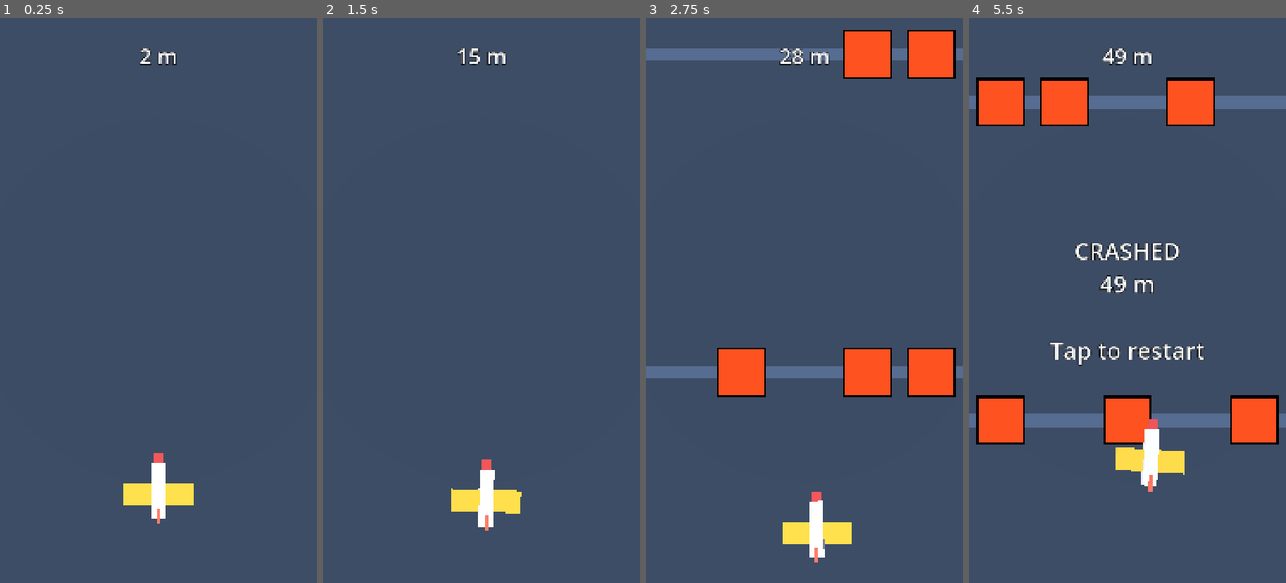
Above: before the commit, frames 1-4 (left to right).
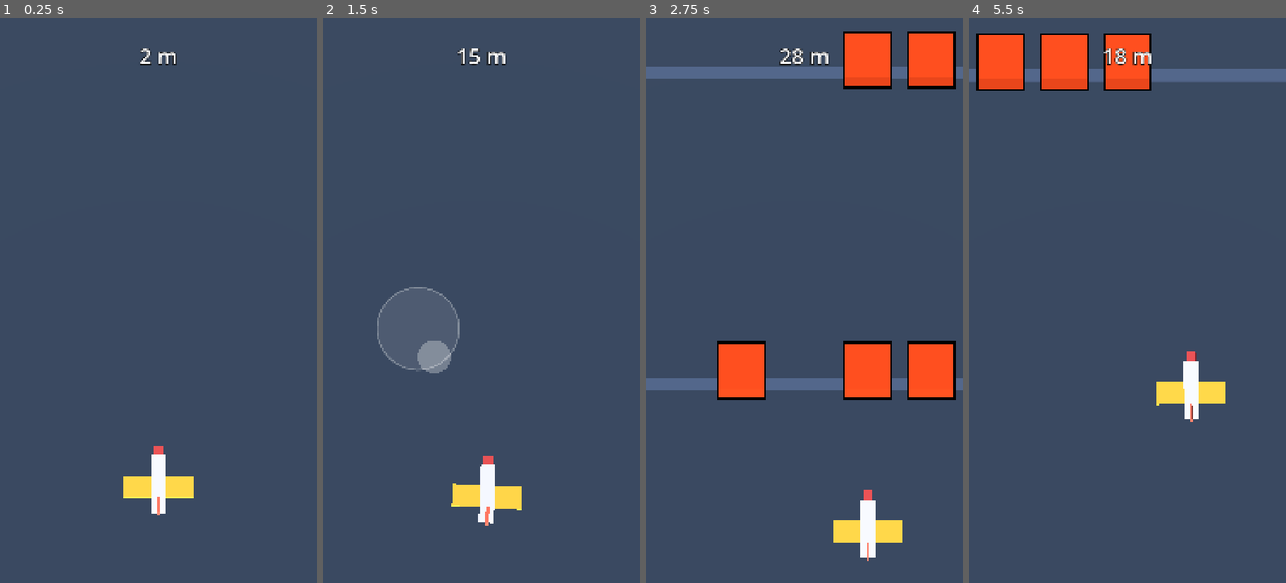
Above: after the commit, the same moments.

Repository: Hotshotted/sky-dodge
Game: Godot game, scene res://scenes/main.tscn
Two runs of this game, one before a commit and one after it. Both use one fixed random seed, a clock stepped at 60 frames per second and the inputs below.
Inputs (mouse positions are in pixels of both pictures, inside the frame that each line leads up to):
- Up to frame 1 (0.25 s): no input
- Up to frame 2 (1.5 s): move the mouse to (551, 272) at 0.52 s; click (551, 272) at 0.67 s; tap Enter at 1.25 s; drag from (418, 328) to (465, 413) at 1.27 s
- Up to frame 3 (2.75 s): move the mouse to (836, 176) at 2.02 s; click (836, 176) at 2.17 s
- Up to frame 4 (5.5 s): drag from (1111, 413) to (1032, 215) at 2.77 s; tap Enter at 3.5, 5 s; move the mouse to (1222, 385) at 3.52 s; click (1222, 385) at 3.67 s; drag from (1032, 215) to (1079, 159) at 4.27 s; move the mouse to (1143, 300) at 5.02 s; click (1143, 300) at 5.17 s

The runs differ from the first frame. In frame 1, 0.7% of the frame differs, in the area x 38-62%, y 75-90%; in frame 2, 1.2%; in frame 3, 9.0%; in frame 4, 19%, in the area x 0-100%, y 2-84%.

Commit message:
Replace drag+momentum with floating virtual analog stick; add camera tilt
Co-Authored-By: Claude Sonnet 5.5 <noreply@anthropic.com>
Claude-Session: https://claude.ai/code/session_01VXGMnPLKttRReKrjaHu4gF

Diff:
--- a/scripts/Hud.gd
+++ b/scripts/Hud.gd
@@ -3,8 +3,11 @@
 
 var _score: Label
 var _over: Label
+var _stick := StickView.new()
 
 func _ready() -> void:
+	_stick.set_anchors_and_offsets_preset(Control.PRESET_FULL_RECT)
+	add_child(_stick)
 	_score = _make_label(72)
 	_score.set_anchors_and_offsets_preset(Control.PRESET_TOP_WIDE)
 	_score.offset_top = 80
@@ -12,6 +15,10 @@
 	_over.set_anchors_and_offsets_preset(Control.PRESET_FULL_RECT)
 	_over.vertical_alignment = VERTICAL_ALIGNMENT_CENTER
 	_over.visible = false
+
+## Fed by Player.stick_changed: where to draw the floating stick (hidden when inactive).
+func set_stick(active: bool, base: Vector2, knob: Vector2) -> void:
+	_stick.set_stick(active, base, knob)
 
 func set_score(meters: int) -> void:
 	_score.text = "%d m" % meters
--- a/scripts/Main.gd
+++ b/scripts/Main.gd
@@ -23,13 +23,13 @@
 	camera.size = Tuning.ortho_size
 	camera.near = 0.1
 	camera.far = 100.0
-	camera.position = Vector3(0, 30, 0)
-	camera.rotation = Vector3(-PI / 2, 0, 0)  # looks down; screen-up = world -Z
+	_update_camera()
+	player.stick_changed.connect(hud.set_stick)
 	_update_plane_zone()
 
 func _process(delta: float) -> void:
 	delta = minf(delta, 0.05)
-	camera.size = Tuning.ortho_size
+	_update_camera()
 	_update_plane_zone()
 	if not alive:
 		return
@@ -47,11 +47,20 @@
 		player.crash()
 		hud.show_game_over(int(distance))
 
+## Camera tilted `camera_tilt_deg` away from straight down (so front faces show), placed so the
+## screen centre always looks at world z = 0. Screen-up = world -Z.
+func _update_camera() -> void:
+	var tilt := deg_to_rad(Tuning.camera_tilt_deg)
+	camera.size = Tuning.ortho_size
+	camera.position = Vector3(0, cos(tilt), sin(tilt)) * 30.0
+	camera.rotation = Vector3(-(PI / 2 - tilt), 0, 0)
+
 ## The plane may use the bottom `plane_zone_fraction` of the screen. The visible height
 ## depends on the device aspect (width is fixed), so work it out from the viewport.
 func _update_plane_zone() -> void:
 	var vp := get_viewport().get_visible_rect().size
-	var half_h := Tuning.ortho_size * 0.5 * vp.y / vp.x  # screen spans z = -half_h .. +half_h
+	# Screen spans z = -half_h .. +half_h (stretched slightly by the camera tilt).
+	var half_h := Tuning.ortho_size * 0.5 * vp.y / vp.x / cos(deg_to_rad(Tuning.camera_tilt_deg))
 	var bottom := half_h - Tuning.plane_bottom_margin
 	var top := half_h - 2.0 * half_h * Tuning.plane_zone_fraction
 	player.set_zone(top, bottom)
--- a/scripts/Player.gd
+++ b/scripts/Player.gd
@@ -1,17 +1,20 @@
 extends Node3D
-## The plane, seen from above. Moves freely in 2D (x = sideways, z = forward/back) using
-## RELATIVE drag: it follows how far the finger moves, not where the finger is.
+## The plane, seen from above. A floating virtual stick steers it in 2D
+## (x = sideways, z = forward/back): stick deflection sets the target velocity.
+
+signal stick_changed(active: bool, base: Vector2, knob: Vector2)  # drives the on-screen stick
 
 const PLANE_Y := 1.2  # model height: above the obstacles so it draws on top
 
 var velocity := Vector2.ZERO   # (x, z) velocity in units/s
 var active := true             # false once crashed
-var touching := false          # finger currently down?
 var z_min := 0.0               # forward/back range, set by Main from the screen shape
 var z_max := 0.0
 var _zone_set := false
-var _pending_drag := Vector2.ZERO  # finger pixels accumulated since last frame
-var _input_vel := Vector2.ZERO     # smoothed velocity the finger is asking for
+var _touch_index := -1             # finger that owns the stick (-1 = none)
+var _origin := Vector2.ZERO        # where that finger first touched (stick base), screen px
+var _deflection := Vector2.ZERO    # stick output, length 0..1 (after dead zone)
+var _snapping := false             # released and nearly stopped: easing to a column centre
 var _model: Node3D                 # visual child that banks/yaws
 
 func _ready() -> void:
@@ -28,42 +31,64 @@
 
 func _input(event: InputEvent) -> void:
 	# With "emulate touch from mouse" on, mouse drags also arrive as these touch events.
+	if not active:
+		return
 	if event is InputEventScreenTouch:
-		touching = event.pressed
-	elif event is InputEventScreenDrag and active:
-		touching = true  # also covers a finger that was already down when the run restarted
-		# Screen right = +x, screen down = +z, so no axis flip is needed.
-		_pending_drag += event.relative
+		if event.pressed and _touch_index == -1:
+			_begin(event.index, event.position)
+		elif not event.pressed and event.index == _touch_index:
+			_end()
+	elif event is InputEventScreenDrag:
+		if _touch_index == -1:  # finger already down when the run (re)started
+			_begin(event.index, event.position)
+		elif event.index == _touch_index:
+			_move(event.position)
+
+func _begin(index: int, pos: Vector2) -> void:
+	_touch_index = index
+	_origin = pos
+	_snapping = false
+	_move(pos)
+
+func _end() -> void:
+	_touch_index = -1
+	_deflection = Vector2.ZERO
+	stick_changed.emit(false, _origin, _origin)
+
+func _move(pos: Vector2) -> void:
+	var offset := (pos - _origin).limit_length(Tuning.stick_max_radius)  # knob stays inside the ring
+	var raw := offset.length() / Tuning.stick_max_radius                 # 0..1
+	var dz := Tuning.stick_dead_zone
+	var mag := 0.0 if raw < dz else (raw - dz) / (1.0 - dz)              # dead zone, rescaled to 0..1
+	_deflection = offset.normalized() * mag
+	stick_changed.emit(true, _origin, _origin + offset)
 
 func _process(delta: float) -> void:
 	if not active:
 		return
 	delta = minf(delta, 0.05)  # avoid huge steps after a hitch
 
-	# 1) Turn finger movement into a smoothed target velocity.
-	var raw := _pending_drag * Tuning.drag_sensitivity / delta
-	raw = raw.limit_length(Tuning.max_move_speed)
-	_pending_drag = Vector2.ZERO
-	_input_vel = _input_vel.lerp(raw, 1.0 - exp(-Tuning.input_smoothing * delta))
+	# 1) Target velocity: stick direction x deflection x max speed (screen right = +x, down = +z).
+	var target := _deflection * Tuning.plane_max_speed
 
-	# 2) Update velocity per axis: accelerate, damp, or bleed off on reversal.
+	# 2) After release and a full stop, ease sideways toward the nearest column centre.
+	if _touch_index == -1 and Tuning.snap_strength > 0.0:
+		if velocity.length() < Tuning.snap_start_speed:
+			_snapping = true
+		if _snapping:
+			target.x = (_nearest_column_x(position.x) - position.x) * Tuning.snap_strength
+
+	# 3) Velocity approaches the target (about response_time seconds), per axis.
+	var k := 1.0 - exp(-3.0 * delta / maxf(Tuning.plane_response_time, 0.001))
 	for axis in 2:
-		var want: float = _input_vel[axis]
 		var v: float = velocity[axis]
-		if absf(want) > 0.3:
-			if v * want < 0.0 and absf(v) > 0.4:
-				# Reversal penalty: old velocity dies out first; ~ln(100) decay over reversal_decay_time.
-				v *= exp(-4.6 * delta / maxf(Tuning.reversal_decay_time, 0.01))
-			else:
-				v = move_toward(v, want, Tuning.move_accel * delta)
+		var want: float = target[axis]
+		if Tuning.reversal_decay_time > 0.0 and v * want < 0.0 and absf(v) > 0.4:
+			# Optional reversal penalty: old velocity dies out first (~ln(100) decay).
+			v *= exp(-4.6 * delta / Tuning.reversal_decay_time)
 		else:
-			v *= exp(-Tuning.move_damping * delta)
+			v = lerpf(v, want, k)
 		velocity[axis] = v
-
-	# 3) Soft snap (sideways only) toward the nearest column centre once the finger is lifted.
-	if not touching and Tuning.snap_strength > 0.0:
-		var target := _nearest_column_x(position.x)
-		velocity.x += ((target - position.x) * Tuning.snap_strength - velocity.x * Tuning.snap_damping) * delta
 
 	# 4) Integrate and clamp to the flyable area (full width, lower part of the screen).
 	var x := position.x + velocity.x * delta
@@ -78,12 +103,13 @@
 	position = Vector3(x, PLANE_Y, z)
 
 	# 5) Visual banking (roll) and a slight yaw into the movement, smoothed.
-	var k := 1.0 - exp(-Tuning.tilt_smoothing * delta)
-	_model.rotation.z = lerpf(_model.rotation.z, -velocity.x * Tuning.bank_amount, k)
-	_model.rotation.y = lerpf(_model.rotation.y, -velocity.x * Tuning.yaw_amount, k)
+	var tk := 1.0 - exp(-Tuning.tilt_smoothing * delta)
+	_model.rotation.z = lerpf(_model.rotation.z, -velocity.x * Tuning.bank_amount, tk)
+	_model.rotation.y = lerpf(_model.rotation.y, -velocity.x * Tuning.yaw_amount, tk)
 
 func crash() -> void:
 	active = false
+	_end()
 
 func _nearest_column_x(x: float) -> float:
 	var i := roundi(x / Tuning.column_width() + (Tuning.column_count - 1) * 0.5)
--- /dev/null
+++ b/scripts/StickView.gd
@@ -0,0 +1,24 @@
+class_name StickView
+extends Control
+## Draws the floating analog stick (base ring + knob). Semi-transparent so obstacles stay visible.
+
+var _active := false
+var _base := Vector2.ZERO
+var _knob := Vector2.ZERO
+
+func _init() -> void:
+	mouse_filter = Control.MOUSE_FILTER_IGNORE
+
+func set_stick(active: bool, base: Vector2, knob: Vector2) -> void:
+	_active = active
+	_base = base
+	_knob = knob
+	queue_redraw()
+
+func _draw() -> void:
+	if not _active:
+		return
+	var r := Tuning.stick_max_radius
+	draw_circle(_base, r, Color(1, 1, 1, 0.10))
+	draw_arc(_base, r, 0.0, TAU, 48, Color(1, 1, 1, 0.30), 4.0, true)
+	draw_circle(_knob, r * 0.4, Color(1, 1, 1, 0.30))
--- a/scripts/Tuning.gd
+++ b/scripts/Tuning.gd
@@ -2,10 +2,13 @@
 ## Every "feel" value of the game lives here, in one place.
 ## Registered as the autoload `Tuning`, so any script can read `Tuning.some_value`.
 ## They are plain vars (not consts) so a future on-screen tuning panel can edit them live.
-## Distances are world units. The camera looks straight down: screen-right = +x,
+## Distances are world units. The camera looks (almost) straight down: screen-right = +x,
 ## screen-down = +z, and the plane flies toward -z (screen-up).
 
 # ---------- Camera / screen ----------
+## Camera tilt away from straight-down, in degrees, so cube front faces (toward the bottom of
+## the screen) show and shade. 0 = exactly top-down.
+var camera_tilt_deg := 12.0
 ## World units visible across the screen WIDTH (orthographic camera size, width locked).
 ## The visible height follows from the device aspect ratio (about 17.8 units on 9:16).
 var ortho_size := 10.0
@@ -44,36 +47,40 @@
 var obstacle_color := Color(1.0, 0.3, 0.12)
 ## Black outline width around each obstacle, in world units.
 var outline_thickness := 0.07
-## Direction the sun's light travels. The camera sees mostly top faces, so this is mainly
-## "from above, slightly from the left/front" to give the tops a pleasant tone.
-var light_direction := Vector3(0.3, -0.9, -0.3)
+## Direction the sun's light travels. The camera sees top and front faces; this lights the
+## top brightest and the front a clearly different, darker tone.
+var light_direction := Vector3(0.3, -0.8, -0.5)
 
-# ---------- Plane movement (relative drag) ----------
-## World units the plane is asked to move per pixel of finger movement.
-var drag_sensitivity := 0.014
-## Fastest the plane can slide in either direction (units/second).
-var max_move_speed := 16.0
-## How quickly velocity builds toward the finger's motion (units/second^2). Lower = heavier/floatier.
-var move_accel := 80.0
-## Smoothing of the raw finger speed (higher = snappier, lower = smoother but laggier).
-var input_smoothing := 22.0
-## Exponential velocity damping while the finger is still or lifted (per second). Higher = stops sooner.
-var move_damping := 5.0
-## Reversing direction: old velocity decays to ~nothing over this many seconds
-## before the new direction takes over (0.15-0.25 feels like a short "penalty").
-var reversal_decay_time := 0.2
-## Plane stays this far (units) inside the left/right screen edges.
-var plane_edge_margin := 0.7
+# ---------- Plane movement (floating virtual analog stick) ----------
+## Touch anywhere: a stick appears under the finger; knob offset from that point steers the plane.
+## Distance (screen pixels, in the 1080x1920 base viewport) at which the stick is fully deflected.
+## Smaller = a short thumb movement gives full speed.
+var stick_max_radius := 140.0
+## Deflection (0-1) below which the stick counts as centred; above it, the range is rescaled so
+## movement still starts from 0.
+var stick_dead_zone := 0.12
+## Plane speed at full deflection (units/second). Half deflection = half speed.
+var plane_max_speed := 14.0
+## Roughly how many seconds the plane takes to reach the stick's target velocity (also to stop
+## after release). Lower = snappier / more direct, higher = floatier.
+var plane_response_time := 0.1
+## Reversing direction: old velocity decays to ~nothing over this many seconds before the new
+## direction takes over. 0 = off (reverse as fast as response_time allows).
+var reversal_decay_time := 0.0
+## Plane stays this far (units) inside the left/right screen edges (wing half-width is 1.1).
+var plane_edge_margin := 1.1
 ## Forward/back range: the plane may use the bottom this fraction of the screen height.
 var plane_zone_fraction := 0.4
 ## Gap (units) kept between the plane and the bottom screen edge.
 var plane_bottom_margin := 1.5
 
-# ---------- Soft snap (after finger lifts, sideways only) ----------
-## Spring strength pulling the plane toward the nearest column centre. 0 disables snapping.
-var snap_strength := 7.0
-## Spring damping; roughly 2*sqrt(snap_strength) is critically damped (no overshoot).
-var snap_damping := 5.5
+# ---------- Soft snap (after the finger lifts, sideways only) ----------
+## Once released and (almost) stopped, the plane eases toward the nearest column centre.
+## Strength in 1/seconds: the sideways offset shrinks by about this fraction per second.
+## 0 disables snapping.
+var snap_strength := 6.0
+## Snapping starts once the plane's speed has dropped below this (units/second).
+var snap_start_speed := 1.0
 
 # ---------- Visual banking ----------
 ## Roll (radians) per unit of sideways velocity.
Not shown, added: scripts/StickView.gd.uid
